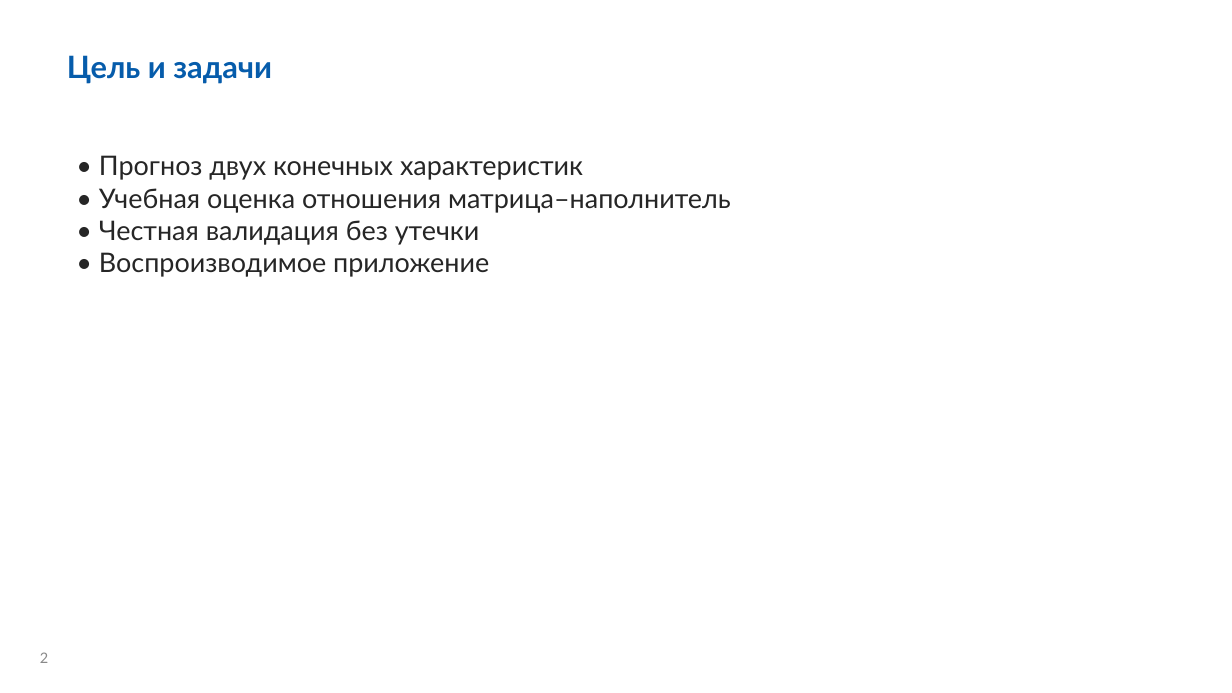
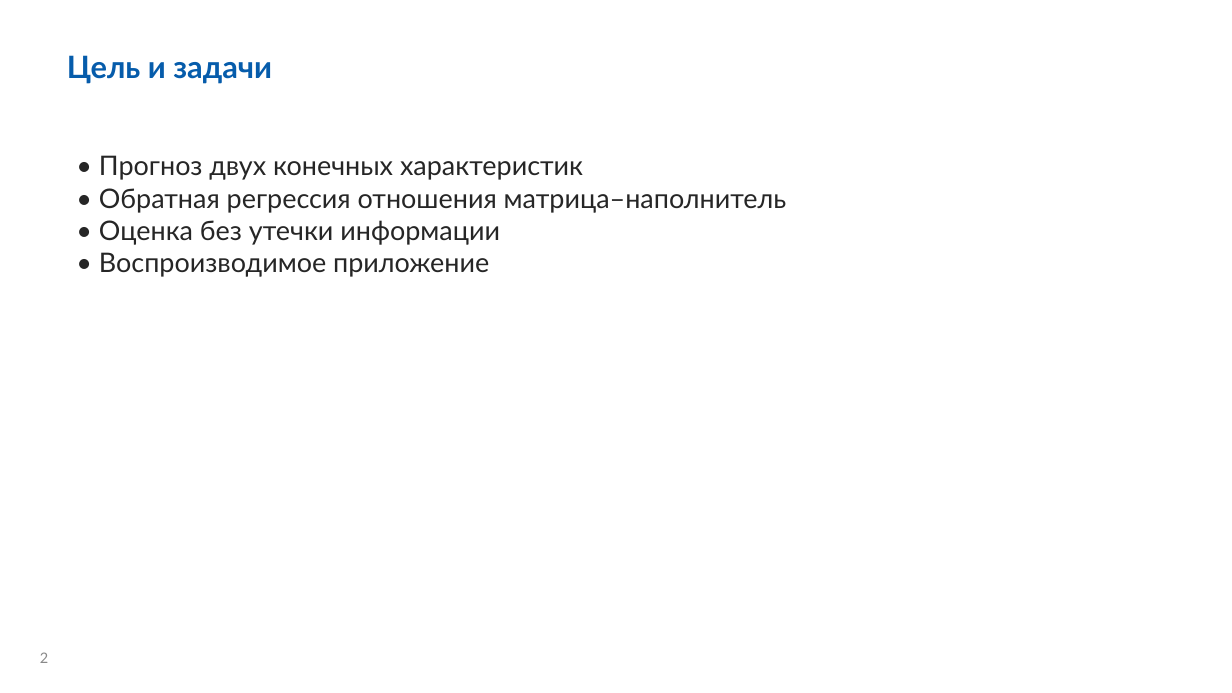
Before and after one commit to fpvcstep/composites-property-prediction, a slide deck: slide 2 of presentation/defense.pptx. Drawn at 1232x693 pixels with LibreOffice and Linux fonts; fonts in the diff are those of the drawing; background and template pictures are left out. Boxes give left, top, right and bottom in pixels: in the first picture for what was removed or moved away, otherwise in the second. Text is boxed around its words. In the diff, an @@ line names an element or a change of style, - is before the commit and + after.

```diff
--- a/presentation/defense.pptx
+++ b/presentation/defense.pptx
@@ text at box(99, 188, 787, 245): text changed @@
-• Учебная оценка отношения матрица–наполнитель
-• Честная валидация без утечки
+• Обратная регрессия отношения матрица–наполнитель
+• Оценка без утечки информации
```
Also in this commit, not shown: 11 other slides changed, 16 other files.
